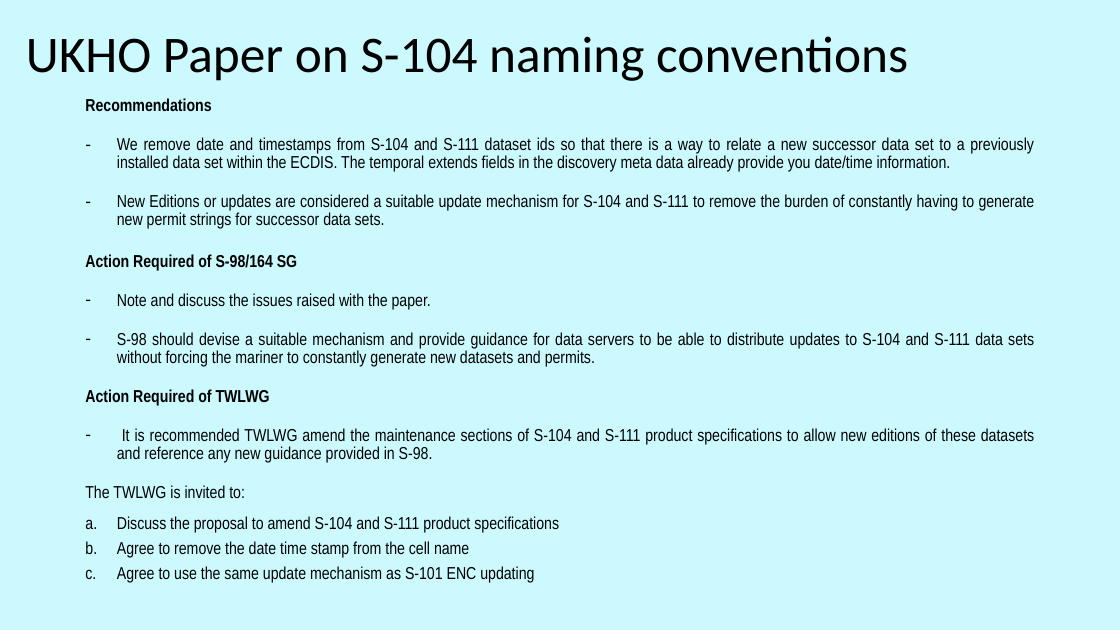
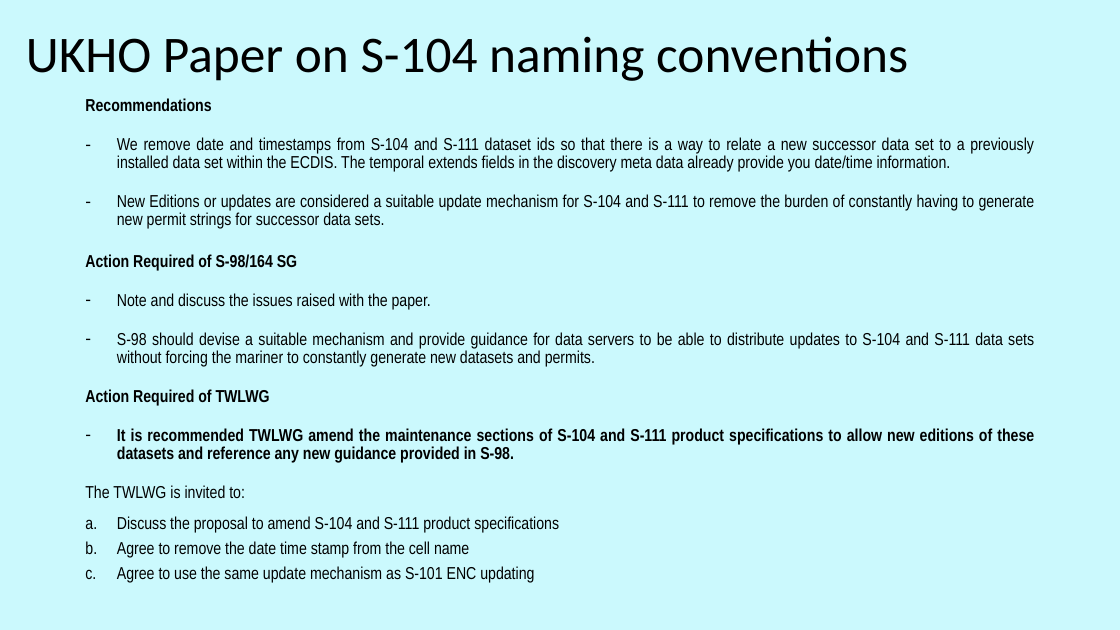
Before and after one commit to iho-ohi/98-interoperability, a slide deck: slide 7 of documents/2.4.0/S-98 VTC Nov.pptx (slide 16 before the commit). Drawn at 1120x630 pixels with LibreOffice and Linux fonts; fonts in the diff are those of the drawing; background and template pictures are left out. Boxes give left, top, right and bottom in pixels: in the first picture for what was removed or moved away, otherwise in the second. Text is boxed around its words. In the diff, an @@ line names an element or a change of style, - is before the commit and + after.

```diff
--- a/documents/2.4.0/S-98 VTC Nov.pptx
+++ b/documents/2.4.0/S-98 VTC Nov.pptx
@@ text at bbox=[117, 428, 1034, 463]: bold on in "It is recommended TWLWG amend the maintenance ..." @@
```
Also in this commit, not shown: 3 other slides changed, 1 slide added, 2 slides removed, 11 other files.
